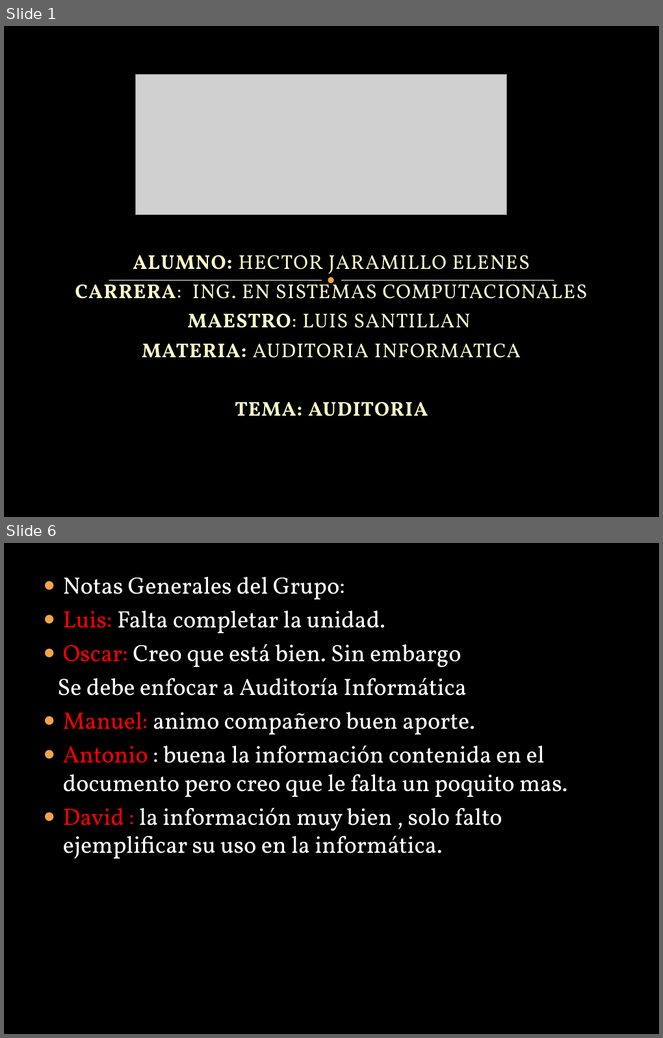
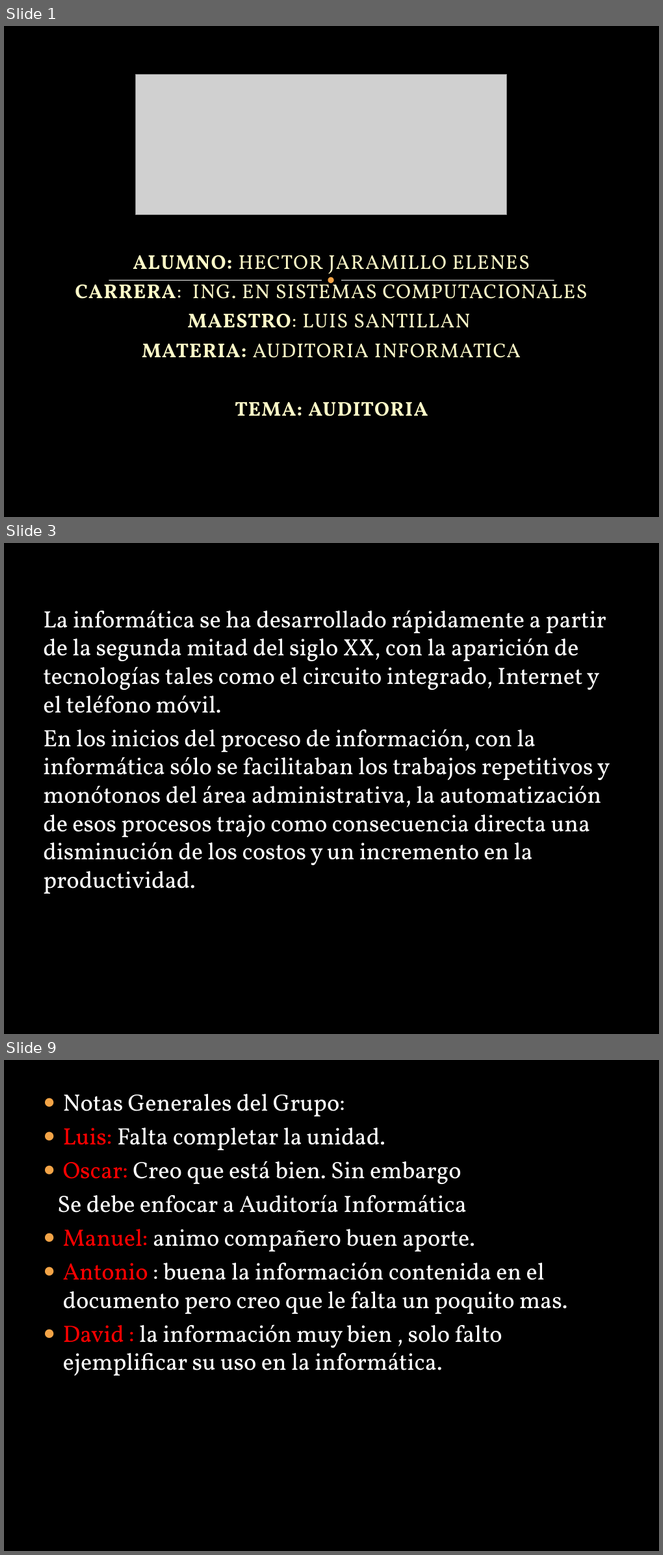
Before and after one commit to lc850/auditoria, a slide deck: HECTOR.pptx. Shown one above the other, each under a label of ours: slides 1 and 6 before the commit, slides 1, 3 and 9 after it; the slides between them are not shown. The pictures are 663x1038 and 663x1555 pixels, drawn with LibreOffice and Linux fonts; fonts in the diff are those of the drawing; grey boxes stand for pictures; background and template pictures are left out. Boxes give left, top, right and bottom in pixels: in the first picture for what was removed or moved away, otherwise in the second. Text is boxed around its words. In the diff, an @@ line names an element or a change of style, - is before the commit and + after.

```diff
--- a/HECTOR.pptx
+++ b/HECTOR.pptx
@@ slide 3 added at (x1=4, y1=543, x2=659, y2=1034), background picture (left out) @@
@@ text added at (x1=43, y1=610, x2=610, y2=894), 26 pt, text #FFFFFF @@
+La informática se ha desarrollado rápidamente a partir de la segunda mitad del siglo XX, con la aparición de tecnologías tales como el circuito integrado, Internet y el teléfono móvil.
+En los inicios del proceso de información, con la informática sólo se facilitaban los trabajos repetitivos y monótonos del área administrativa, la automatización de esos procesos trajo como consecuencia directa una disminución de los costos y un incremento en la productividad.
@@ what was slide 6 is now slide 9 @@
```
Also in this commit, not shown: 4 slides changed, 2 other slides added.
